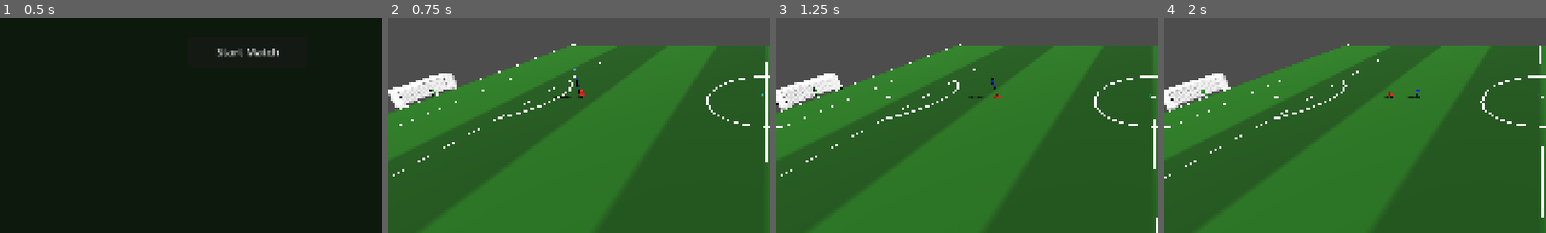
Above: before the commit, frames 1-4 (left to right).
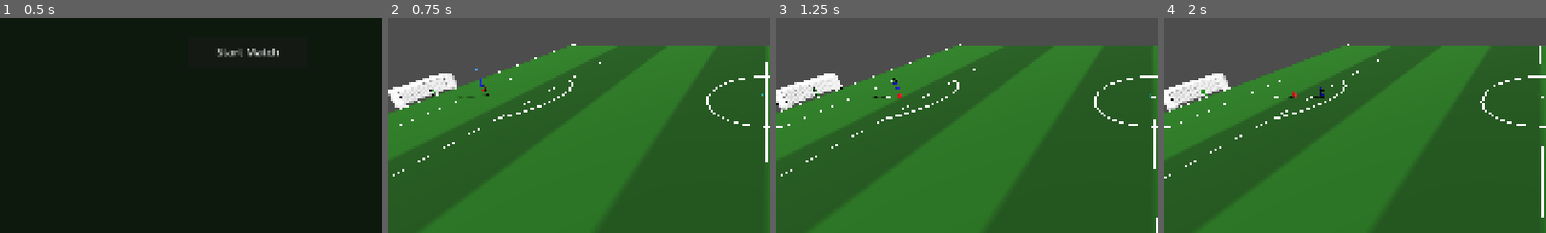
Above: after the commit, the same moments.

Repository: Churikov0112/open_football
Game: Godot game, scene res://scenes/main_menu.tscn
Two runs of this game, one before a commit and one after it. Both use one fixed random seed, a clock stepped at 60 frames per second and the inputs below.
Inputs (mouse positions are % of the whole screen's width and height, from its top left):
- Up to frame 1 (0.5 s): no input
- Up to frame 2 (0.75 s): click "Start Match" at 0.5 s
- Up to frame 3 (1.25 s): no input
- Up to frame 4 (2 s): move the mouse to (72, 45) at 1.27 s; hold Right (move_right) from 1.28 s (still down); hold E (combo_curl) from 1.28 s (still down); click (72, 45) at 1.42 s
The pictures show only the part of the screen within x 1-51%, y 33-83%; the shares and areas given below are measured in that part.

Frame 1 is identical in both runs. In frame 2, 0.2% of the frame differs, in the area x 18-52%, y 23-38%; in frame 3, 0.2%; in frame 4, 0.2%.

Commit message:
tweak(match): spawn opponent deep near its defended goal (-45) for long runway
Co-Authored-By: Claude Opus 4.8 <noreply@anthropic.com>

Diff:
--- a/scripts/match/match_manager.gd
+++ b/scripts/match/match_manager.gd
@@ -724,7 +724,7 @@
 	cfg.team_group = &"team_2"
 	cfg.role = PlayerConfig.Role.FWD
 	cfg.kit_color = Color(0.9, 0.1, 0.1)
-	cfg.spawn_pos = Vector3(0, 0.5, -30)   # 30 м впереди человека (по направлению атаки −Z)
+	cfg.spawn_pos = Vector3(0, 0.5, -45)   # глубоко у защищаемых ворот (−Z): ~45 м разбега человеку
 	cfg.display_name = "PlayerAway"
 	cfg.ai_script = preload("res://scripts/ai/simple_ai.gd")
 	cfg.connect_action_signals = true
